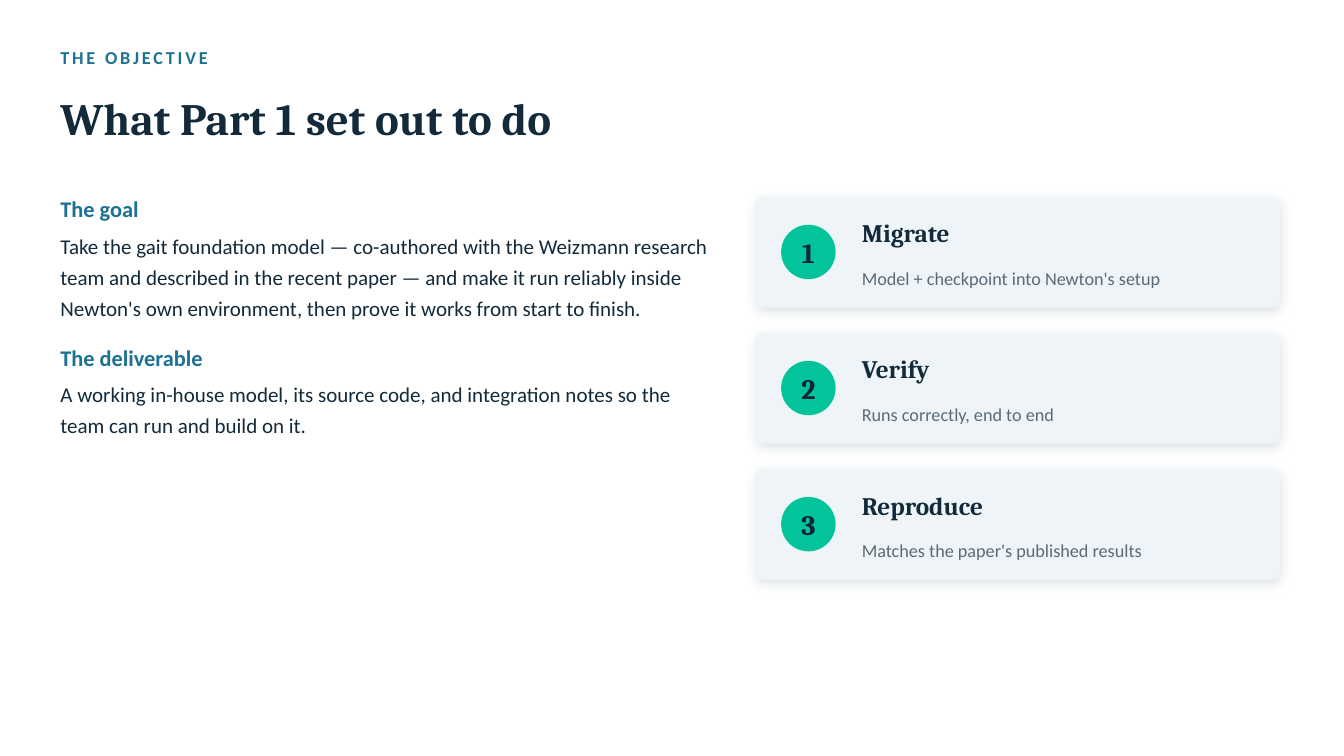
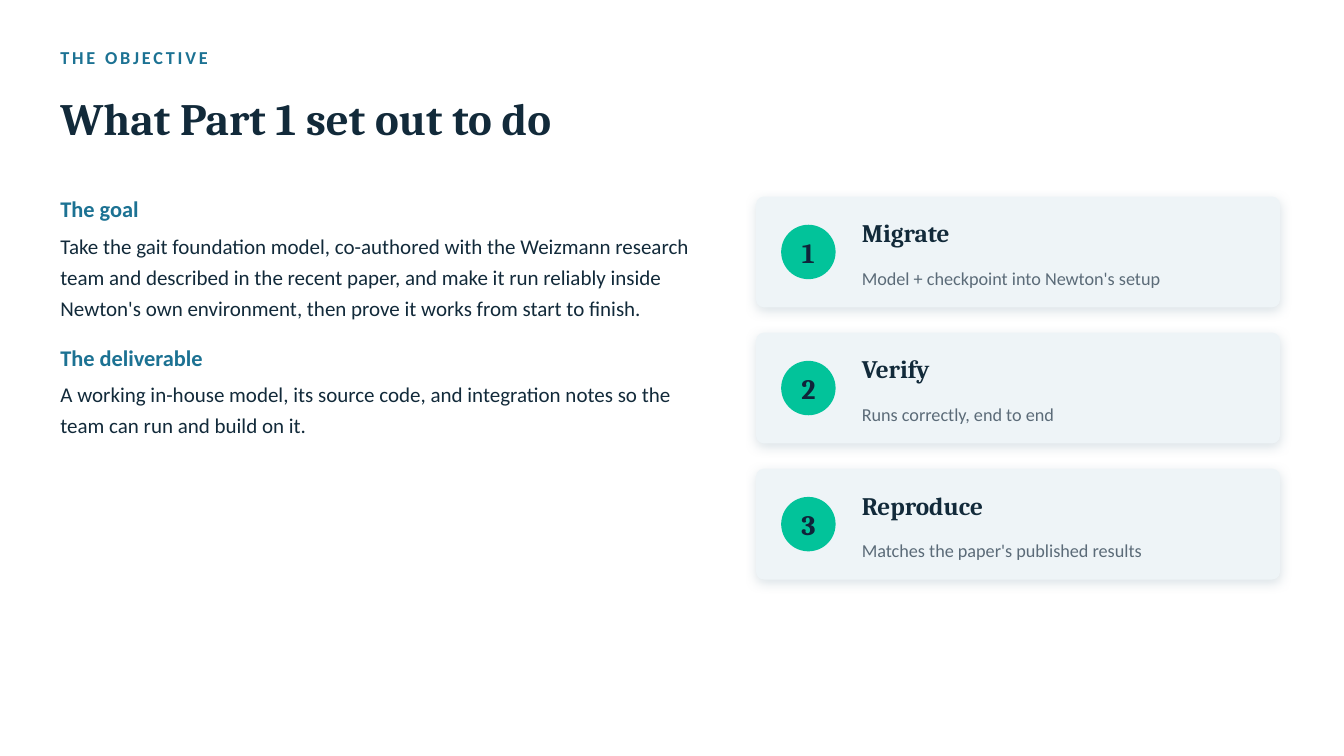
Before and after one commit to AdamGabet/GaitPredict, a slide deck: slide 2 of BioPilot/03_deliverables/Part1_Gait_Model_Migration.pptx. Drawn at 1344x756 pixels with LibreOffice and Linux fonts; fonts in the diff are those of the drawing. Boxes give left, top, right and bottom in pixels: in the first picture for what was removed or moved away, otherwise in the second. Text is boxed around its words. In the diff, an @@ line names an element or a change of style, - is before the commit and + after.

```diff
--- a/BioPilot/03_deliverables/Part1_Gait_Model_Migration.pptx
+++ b/BioPilot/03_deliverables/Part1_Gait_Model_Migration.pptx
@@ text at bbox=[60, 239, 688, 320]: text changed @@
-Take the gait foundation model — co-authored with the Weizmann research team and described in the recent paper — and make it run reliably inside Newton's own environment, then prove it works from start to finish.
+Take the gait foundation model, co-authored with the Weizmann research team and described in the recent paper, and make it run reliably inside Newton's own environment, then prove it works from start to finish.
```
Also in this commit, not shown: 7 other slides changed, 1 other file.
